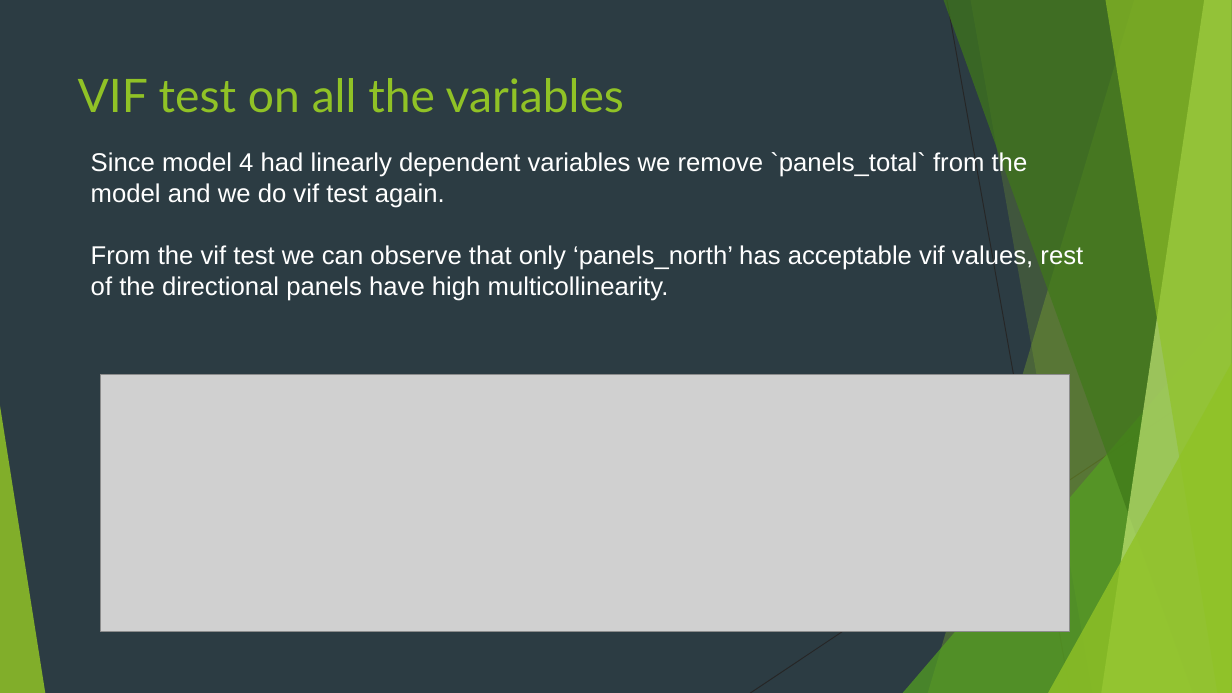
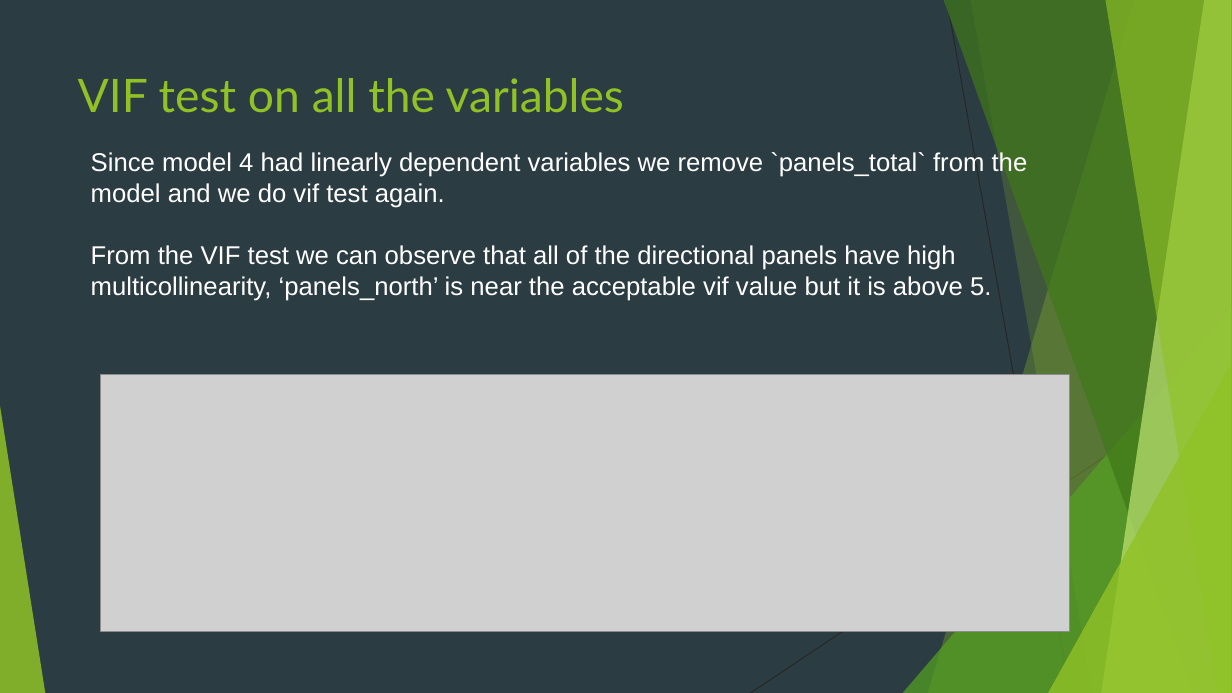
Before and after one commit to breardon7/6101-GroupProjects, a slide deck: slide 26 of 6101 Group Project New Version_pranay_3.20 v3.pptx. Drawn at 1232x693 pixels with LibreOffice and Linux fonts; fonts in the diff are those of the drawing; grey boxes stand for pictures. Boxes give left, top, right and bottom in pixels: in the first picture for what was removed or moved away, otherwise in the second. Text is boxed around its words. In the diff, an @@ line names an element or a change of style, - is before the commit and + after.

```diff
--- a/6101 Group Project New Version_pranay_3.20 v3.pptx
+++ b/6101 Group Project New Version_pranay_3.20 v3.pptx
@@ text at (x1=91, y1=245, x2=991, y2=301): text changed @@
-From the vif test we can observe that only ‘panels_north’ has acceptable vif values, rest of the directional panels have high multicollinearity.
+From the VIF test we can observe that all of the directional panels have high multicollinearity, ‘panels_north’ is near the acceptable vif value but it is above 5.
```
Also in this commit, not shown: 1 other slide changed.
